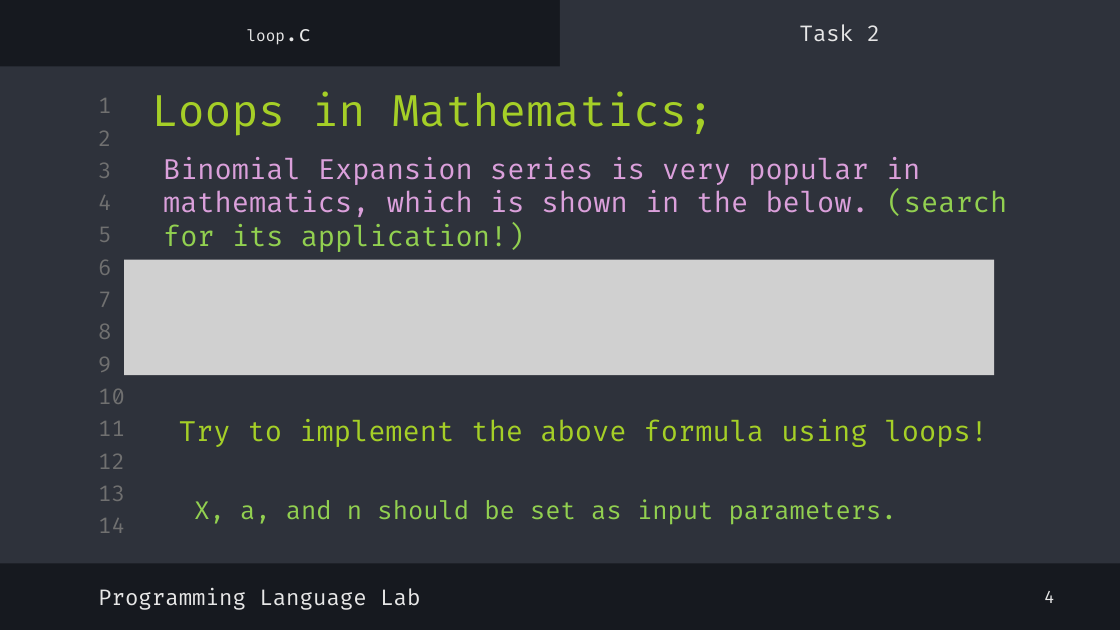
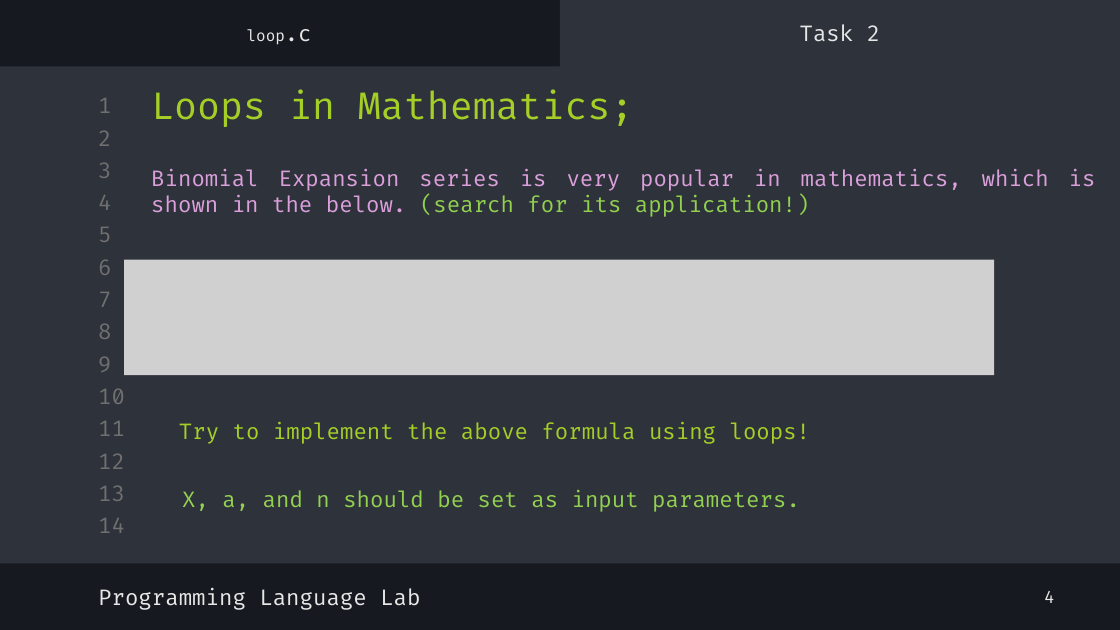
Before and after one commit to shayan-naghizadeh/C-Lab-AUT, a slide deck: slide 6 of slides/5.Loop/Loop.pptx. Drawn at 1120x630 pixels with LibreOffice and Linux fonts; fonts in the diff are those of the drawing; grey boxes stand for pictures. Boxes give left, top, right and bottom in pixels: in the first picture for what was removed or moved away, otherwise in the second. Text is boxed around its words. In the diff, an @@ line names an element or a change of style, - is before the commit and + after.

```diff
--- a/slides/5.Loop/Loop.pptx
+++ b/slides/5.Loop/Loop.pptx
@@ title "Loops in Mathematics;" at box(151, 89, 634, 127): size 28 to 24 pt @@
@@ text "Binomial Expansion series is very ...": place and size @@
-text "Binomial Expansion series is very ..." at box(163, 157, 1007, 252)
+text "Binomial Expansion series is very ..." at box(151, 169, 1096, 217)
@@ text "Binomial Expansion series is very ..." at box(151, 169, 1096, 217): size 18 to 14 pt; alignment left to justified @@
@@ text "Try to implement the above ..." at box(179, 422, 811, 444): size 18 to 14 pt @@
@@ text "X, a, and n should ...": place and size @@
-text "X, a, and n should ..." at box(194, 499, 897, 525)
+text "X, a, and n should ..." at box(182, 490, 800, 512)
@@ text "X, a, and n should ..." at box(182, 490, 800, 512): size 16 to 14 pt @@
```
Also in this commit, not shown: 4 other slides changed, 3 other files.
